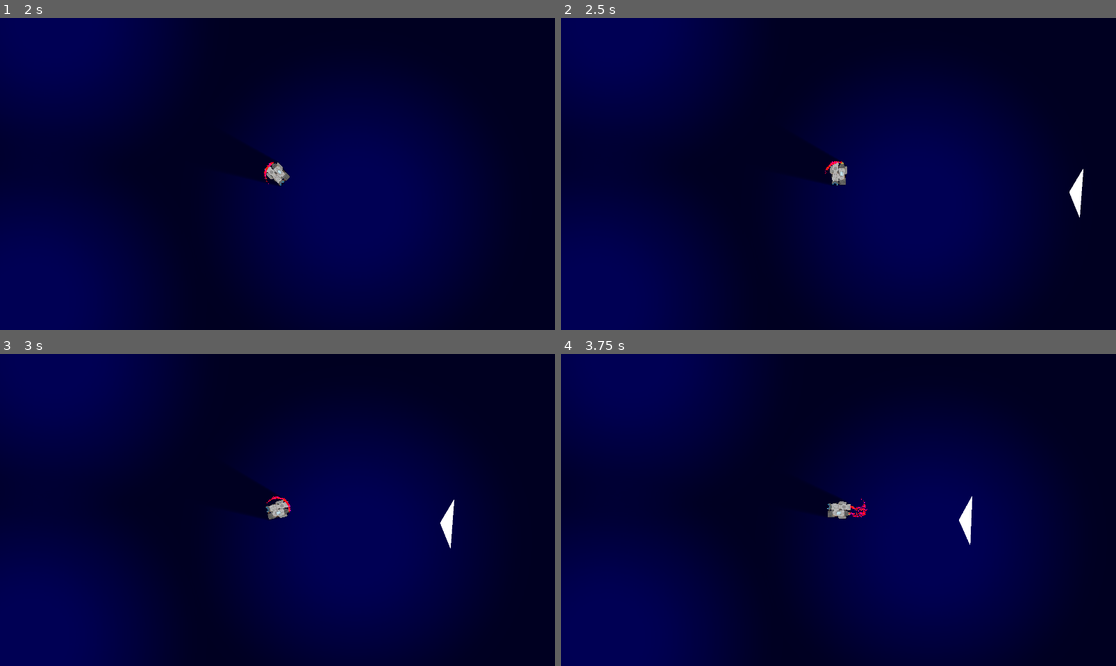
Above: before the commit, frames 1-4 (two rows, left to right).
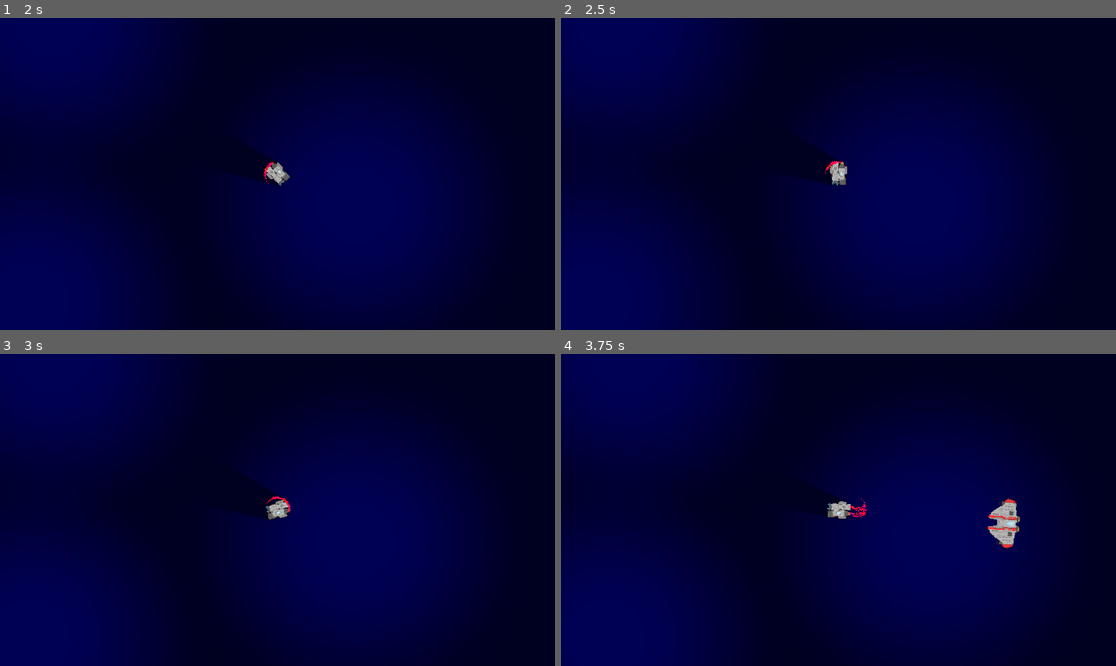
Above: after the commit, the same moments.

Repository: yimmit303/Global-Game-Jam-2020
Game: Godot game, scene res://Scenes/Root.tscn
Same seed, same stepped clock (60 frames per second), same inputs: the game is played once before the commit and once after it.
Inputs:
- Up to frame 1 (2 s): tap Enter at 0.5 s; hold D (move_right) 0.53-1.28 s; hold S (move_backwards) from 1.28 s (still down)
- Up to frame 2 (2.5 s): release S (move_backwards) at 2.03 s; hold D (move_right) from 2.03 s (still down)
- Up to frame 3 (3 s): release D (move_right) at 2.78 s; hold W (move_forward) from 2.78 s (still down)
- Up to frame 4 (3.75 s): release W (move_forward) at 3.53 s; hold A (move_left) from 3.53 s (still down)

Frame 1 is identical in both runs. In frame 2, 0.2% of the frame differs, in the area x 91-95%, y 48-64%; in frame 3, 0.2%; in frame 4, 0.8%, in the area x 71-83%, y 45-63%.

Commit message:
More Enemy Updates
Added in new sprites for enemies (Thanks Ben!)
Enemies now attack you while they are stopped around you, but only while stopped

Diff:
--- a/Scenes/Enemy_Basic.tscn
+++ b/Scenes/Enemy_Basic.tscn
@@ -4,16 +4,15 @@
 [ext_resource path="res://Scripts/Enemy_Basic.gd" type="Script" id=2]
 
 [node name="Node2D" type="Node2D"]
-scale = Vector2( 0.5, 2 )
+scale = Vector2( 2, 2 )
 script = ExtResource( 2 )
 
 [node name="Enemy" type="Sprite" parent="."]
 position = Vector2( 0.03508, -0.990635 )
 rotation = 1.5708
-scale = Vector2( 0.5, 0.5 )
 texture = ExtResource( 1 )
 
 [node name="Area2D" type="Area2D" parent="."]
 
 [node name="CollisionPolygon2D" type="CollisionPolygon2D" parent="Area2D"]
-polygon = PoolVector2Array( -31.7888, -32.9319, 31.9872, -0.877853, -31.2905, 31.1762 )
+polygon = PoolVector2Array( -16.8986, -27.8715, -9.95703, -32.9399, -5.10898, -32.9399, 18.0294, -10.0219, 18.1396, 8.15832, -5.03825, 31.0749, -9.9506, 31.0749, -17.0087, 25.9479, -22.8484, 7.87789, -22.8484, -9.86157 )
--- /dev/null
+++ b/Scenes/Enemy_Projectile.tscn
@@ -0,0 +1,20 @@
+[gd_scene load_steps=4 format=2]
+
+[ext_resource path="res://Resources/Images/projectile.png" type="Texture" id=1]
+[ext_resource path="res://Scripts/Enemy_Projectile.gd" type="Script" id=2]
+
+[sub_resource type="CircleShape2D" id=1]
+radius = 8.2762
+
+[node name="Node2D" type="Node2D"]
+script = ExtResource( 2 )
+
+[node name="projectile" type="Sprite" parent="."]
+position = Vector2( 0.000183105, 9.15527e-05 )
+scale = Vector2( 0.5, 0.5 )
+texture = ExtResource( 1 )
+
+[node name="Area2D" type="Area2D" parent="."]
+
+[node name="CollisionShape2D" type="CollisionShape2D" parent="Area2D"]
+shape = SubResource( 1 )
--- a/Scripts/Enemy_Basic.gd
+++ b/Scripts/Enemy_Basic.gd
@@ -6,13 +6,14 @@
 var target_position;
 var state = "acquiring";
 var states = ["acquiring", "persuing", "attacking"]; #Not actually used, just here for convenience
+var projectile_prefab = load("res://Scenes//Enemy_Projectile.tscn");
 
 #Fixed Values for movement
 var outer_diameter = 500;
 var inner_diameter = 300;
-var attack_speed: float = 1600;
-var rotate_speed: float = 2
-var acceleration: float = 1200;
+var attack_speed: float = 4000;
+var rotate_speed: float = 1
+var acceleration: float = 1000;
 var decelleration_modifier = 2;
 
 #Values for constant manipulation
@@ -27,7 +28,11 @@
 
 
 func fire_projectile():
-	pass
+	var proj = projectile_prefab.instance();
+	proj.position = self.position;
+	proj.velocity = (self.global_transform.x * (self.velocity + 100));
+	self.get_parent().add_child(proj);
+	pass;
 
 
 
@@ -52,8 +57,13 @@
 		self.state = "attacking";
 		return;
 
-	#Get direction of player
+	#Get direction of player for course corrections
 	var angle = self.get_angle_to(target.global_position);
+
+	if abs(angle) > .25:
+		self.state = "acquiring";
+		return;
+
 	if angle < 0 and angle < delta * rotate_speed:
 		self.rotate(-delta * rotate_speed);
 	elif angle > 0 and angle > delta * rotate_speed:
@@ -85,7 +95,10 @@
 		self.rotate(delta * rotate_speed);
 
 	angle = self.get_angle_to(target.global_position);
-	return true;
+
+	if self.cooldown <= 0:
+		fire_projectile();
+		self.cooldown = 1
 
 
 
--- /dev/null
+++ b/Scripts/Enemy_Projectile.gd
@@ -0,0 +1,16 @@
+extends Node2D
+
+
+# Declare member variables here. Examples:
+# var a = 2
+# var b = "text"
+export(Vector2) var velocity;
+
+# Called when the node enters the scene tree for the first time.
+func _ready():
+	pass # Replace with function body.
+
+
+# Called every frame. 'delta' is the elapsed time since the previous frame.
+func _process(delta):
+	self.global_position += velocity * delta;
Binary file changed: Resources/Images/Enemy.png
Renamed: Resources/Images/scrap.png -> Resources/Images/projectile.png
Not shown, changed: Resources/Images/projectile.png.import
